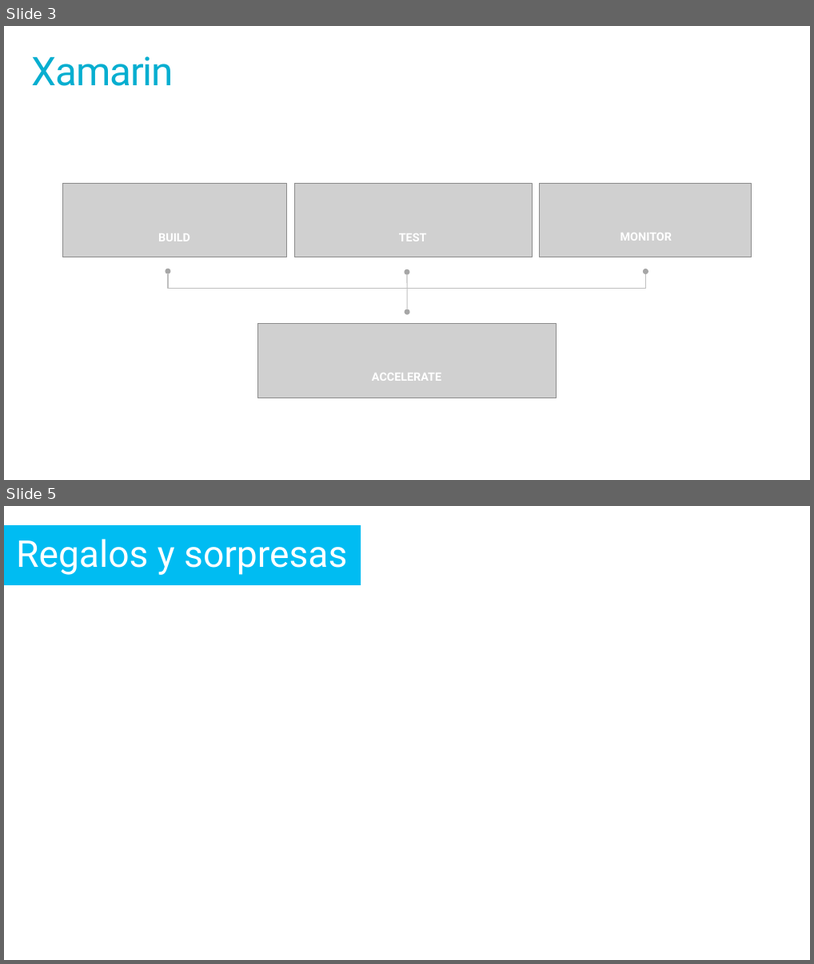
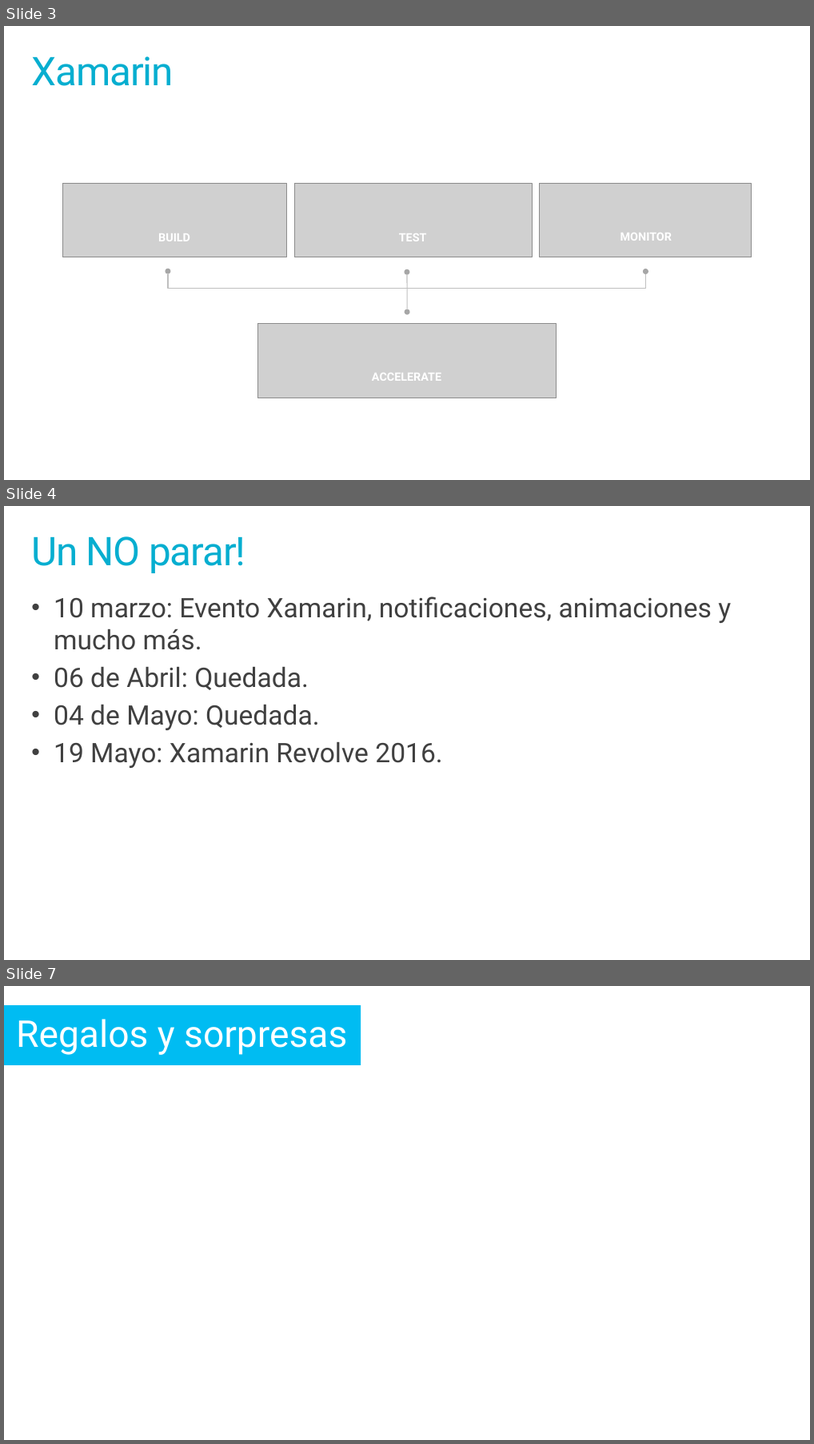
Before and after one commit to jsuarezruiz/Events, a slide deck: Xamarin 4 Party/01. Xamarin 4 Welcome.pptx. Shown one above the other, each under a label of ours: slides 3 and 5 before the commit, slides 3, 4 and 7 after it; the slides between them are not shown. The pictures are 814x964 and 814x1444 pixels, drawn with LibreOffice and Linux fonts; fonts in the diff are those of the drawing; grey boxes stand for pictures; background and template pictures are left out. Boxes give left, top, right and bottom in pixels: in the first picture for what was removed or moved away, otherwise in the second. Text is boxed around its words. In the diff, an @@ line names an element or a change of style, - is before the commit and + after.

```diff
--- a/Xamarin 4 Party/01. Xamarin 4 Welcome.pptx
+++ b/Xamarin 4 Party/01. Xamarin 4 Welcome.pptx
@@ slide 4 added at (x1=4, y1=506, x2=810, y2=960), background #FFFFFF @@
@@ title added at (x1=31, y1=536, x2=246, y2=573), 47 pt, text #06AED0 @@
+Un NO parar!
@@ text added at (x1=54, y1=596, x2=731, y2=768), 32 pt, text #404040 @@
+• 10 marzo: Evento Xamarin, notificaciones, animaciones y mucho más.
+• 06 de Abril: Quedada.
+• 04 de Mayo: Quedada.
+• 19 Mayo: Xamarin Revolve 2016.
@@ what was slide 5 is now slide 7 @@
```
Also in this commit, not shown: 1 slide changed, 1 other slide added, 1 other file.
